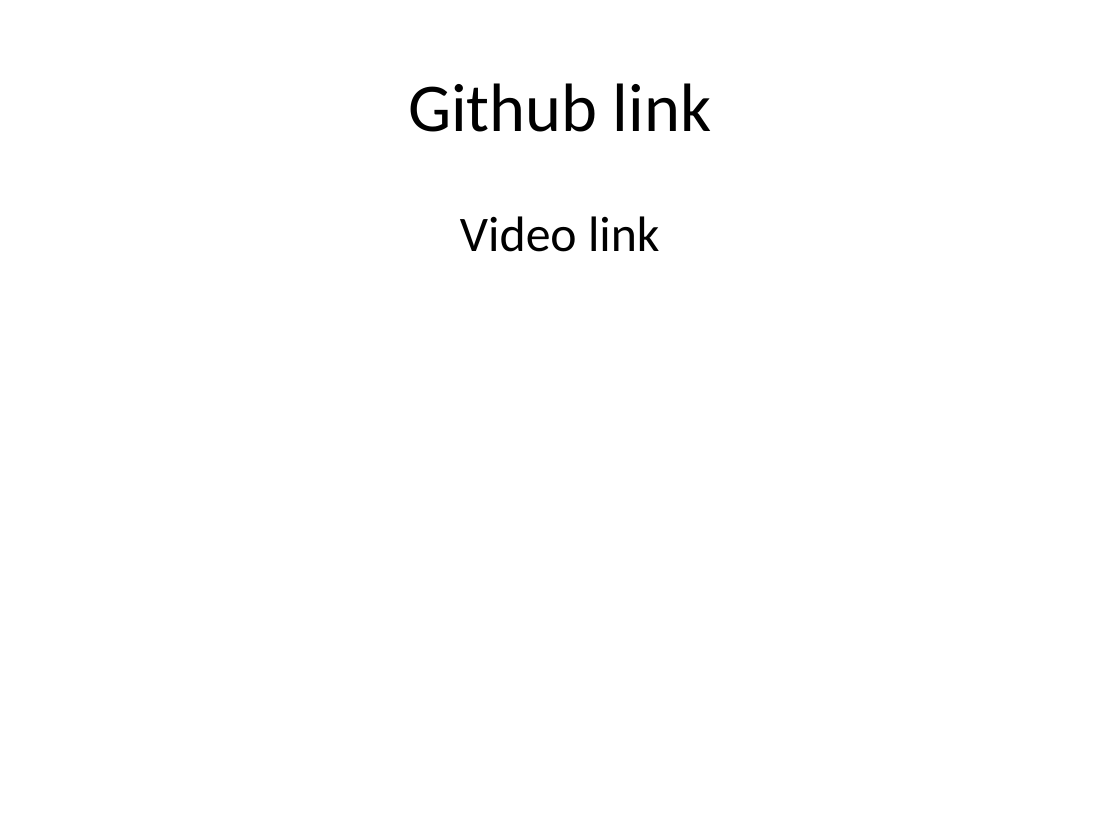
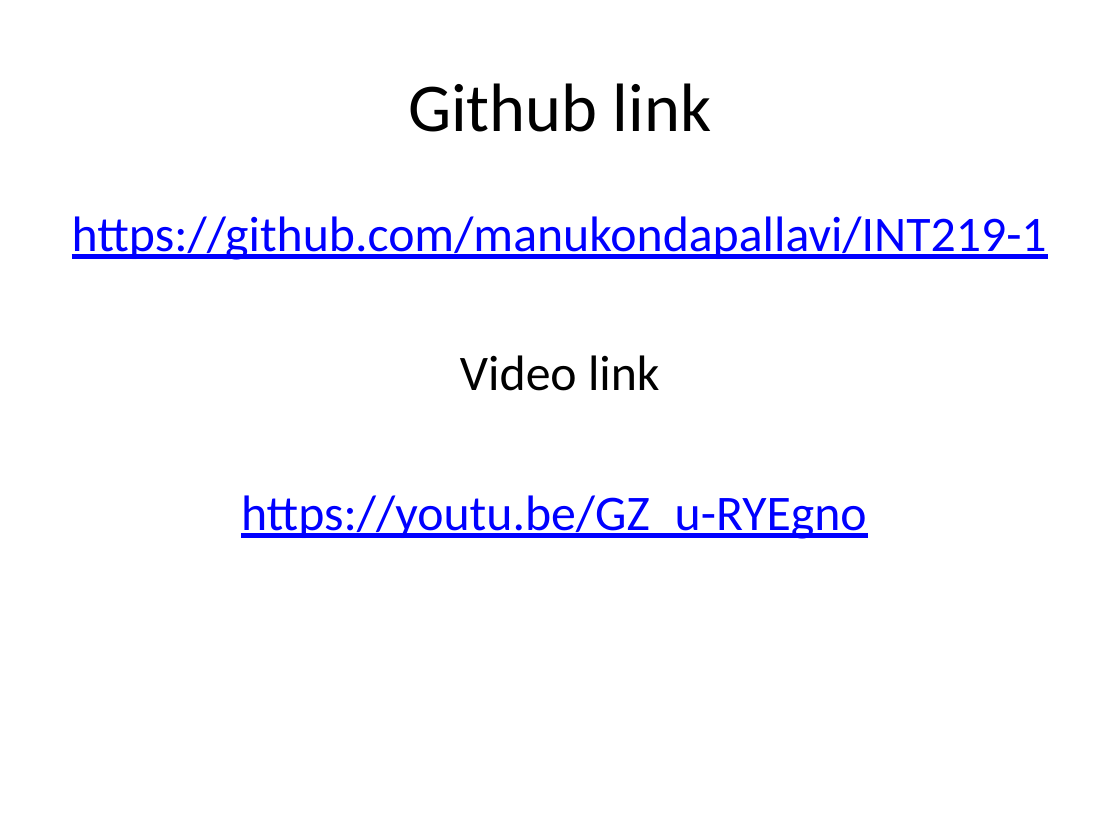
Before and after one commit to manukondapallavi/INT219-1, a slide deck: slide 13 of int219 report.pptx (slide 9 before the commit). Drawn at 1120x840 pixels with LibreOffice and Linux fonts; fonts in the diff are those of the drawing. Boxes give left, top, right and bottom in pixels: in the first picture for what was removed or moved away, otherwise in the second. Text is boxed around its words. In the diff, an @@ line names an element or a change of style, - is before the commit and + after.

```diff
--- a/int219 report.pptx
+++ b/int219 report.pptx
@@ text at bbox=[72, 216, 1047, 260]: paragraph added @@
+https://github.com/manukondapallavi/INT219-1
@@ text at bbox=[241, 495, 867, 539]: paragraph added @@
+https://youtu.be/GZ_u-RYEgno
```
Also in this commit, not shown: 1 other slide changed, 5 slides added, 1 slide removed.
